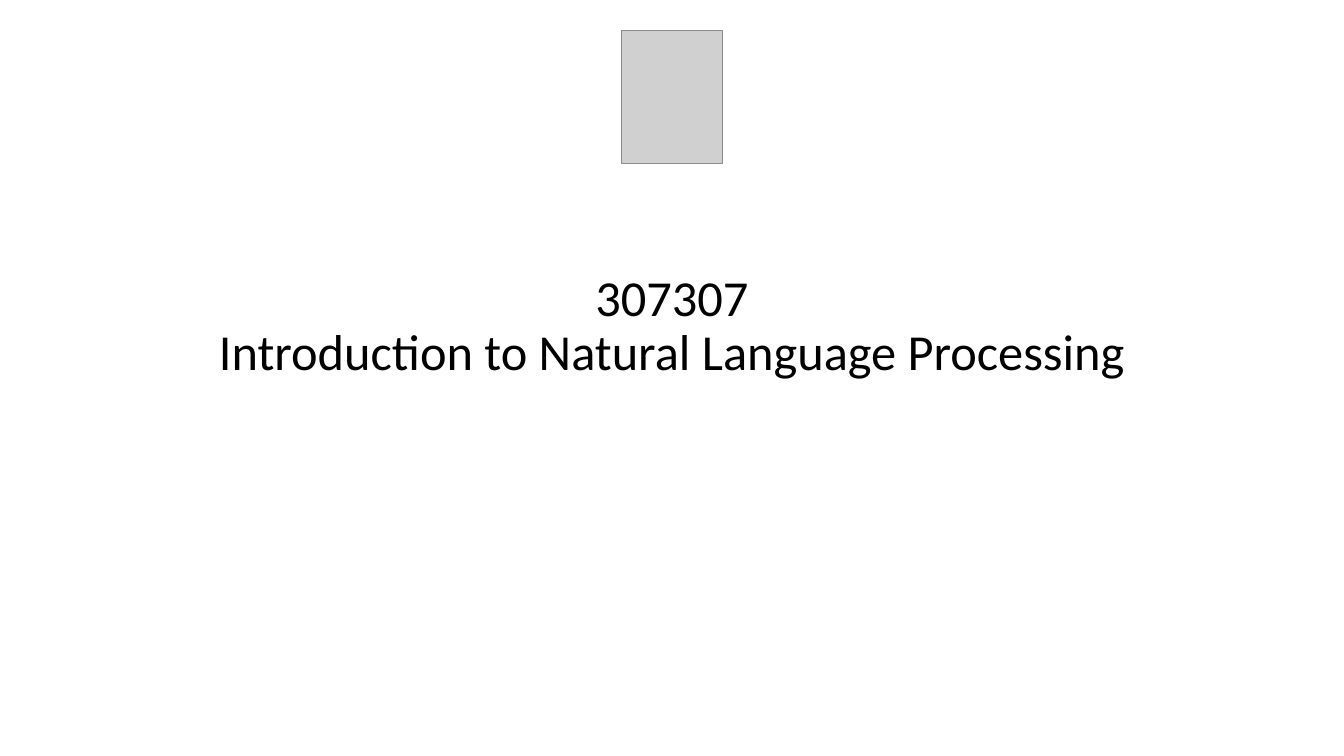
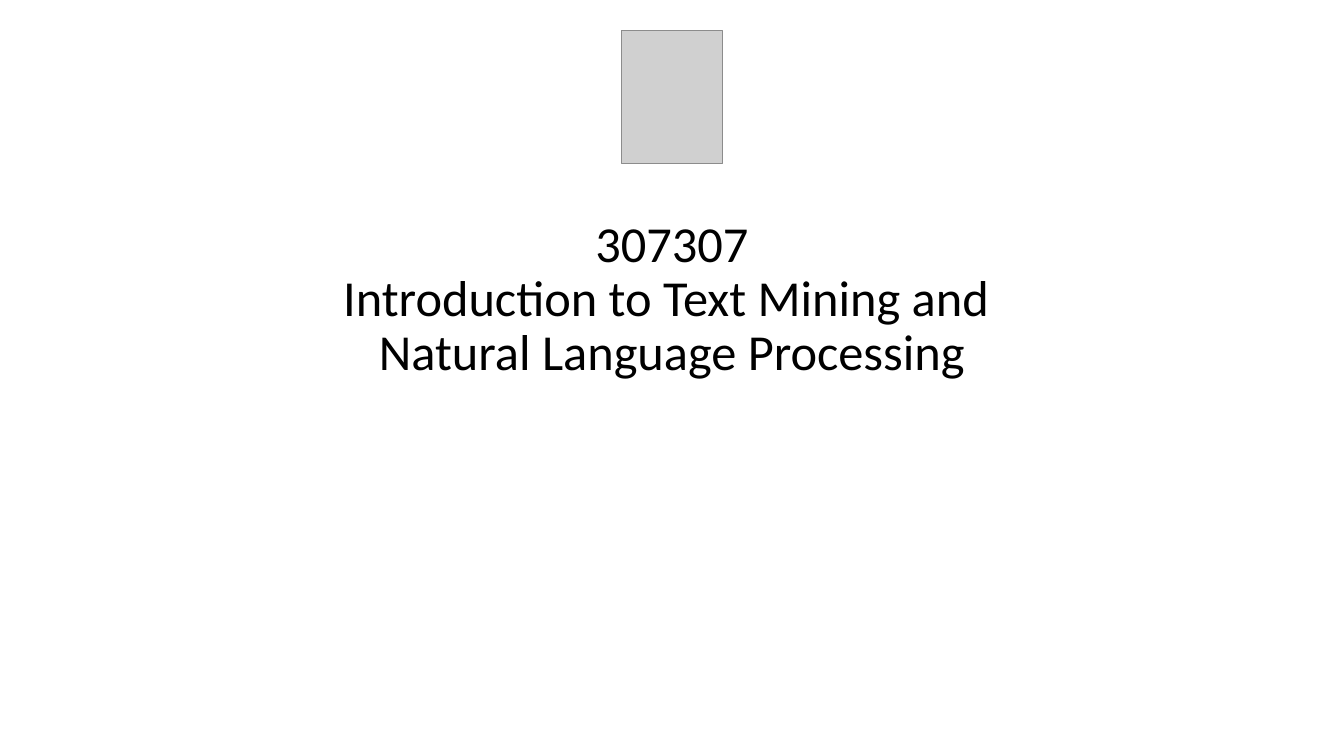
Before and after one commit to msfasha/307307-BI-Methods, a slide deck: slide 1 of 20242-NLP-LLM/lecture notes/Part 1 - Introduction to NLP/1-introduction to NLP.pptx. Drawn at 1344x756 pixels with LibreOffice and Linux fonts; fonts in the diff are those of the drawing; grey boxes stand for pictures; background and template pictures are left out. Boxes give left, top, right and bottom in pixels: in the first picture for what was removed or moved away, otherwise in the second. Text is boxed around its words. In the diff, an @@ line names an element or a change of style, - is before the commit and + after.

```diff
--- a/20242-NLP-LLM/lecture notes/Part 1 - Introduction to NLP/1-introduction to NLP.pptx
+++ b/20242-NLP-LLM/lecture notes/Part 1 - Introduction to NLP/1-introduction to NLP.pptx
@@ title at (x1=343, y1=229, x2=989, y2=379): text changed @@
-307307
-Introduction to Natural Language Processing
+307307
+Introduction to Text Mining and
+Natural Language Processing
```
Also in this commit, not shown: 23 slides added, 7 other files.
